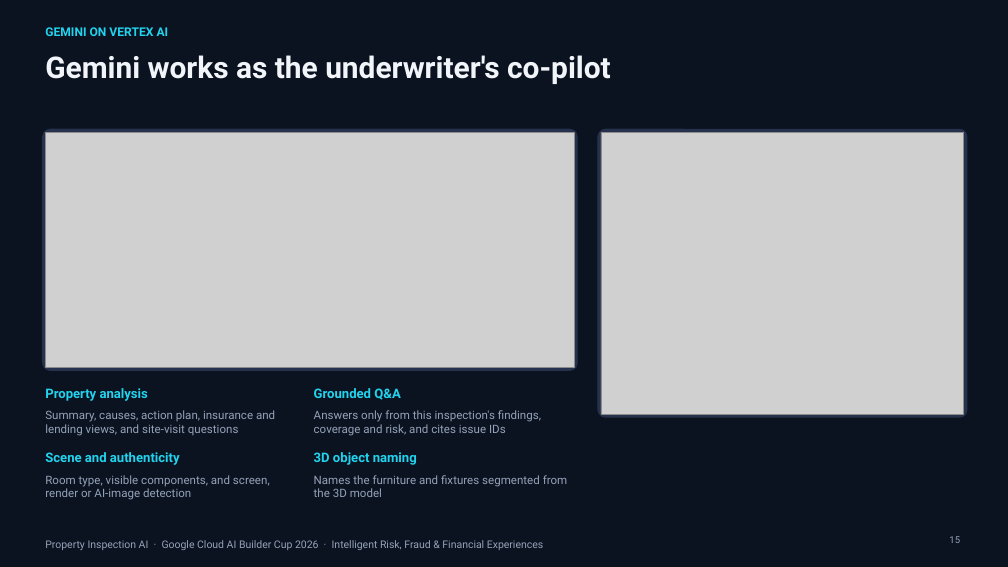
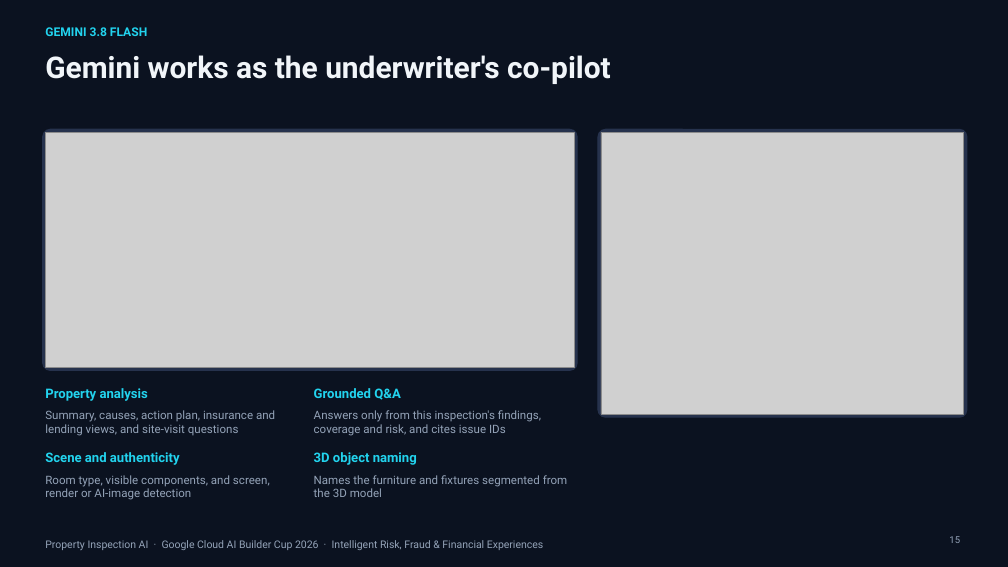
Before and after one commit to XCore-Lab/property-inspection-ai, a slide deck: slide 15 of docs/pitch-deck/Property_Inspection_AI_Pitch.pptx. Drawn at 1008x567 pixels with LibreOffice and Linux fonts; fonts in the diff are those of the drawing; grey boxes stand for pictures; background and template pictures are left out. Boxes give left, top, right and bottom in pixels: in the first picture for what was removed or moved away, otherwise in the second. Text is boxed around its words. In the diff, an @@ line names an element or a change of style, - is before the commit and + after.

```diff
--- a/docs/pitch-deck/Property_Inspection_AI_Pitch.pptx
+++ b/docs/pitch-deck/Property_Inspection_AI_Pitch.pptx
@@ text at [45,27,147,36]: text changed @@
-GEMINI ON VERTEX AI
+GEMINI 3.8 FLASH
```
Also in this commit, not shown: 12 other slides changed, 3 other files.
